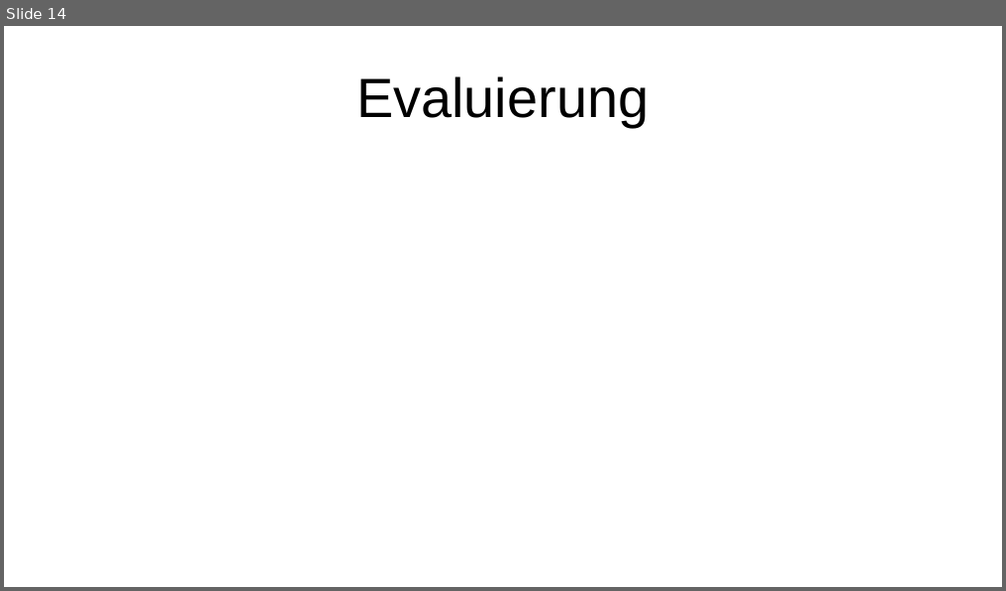
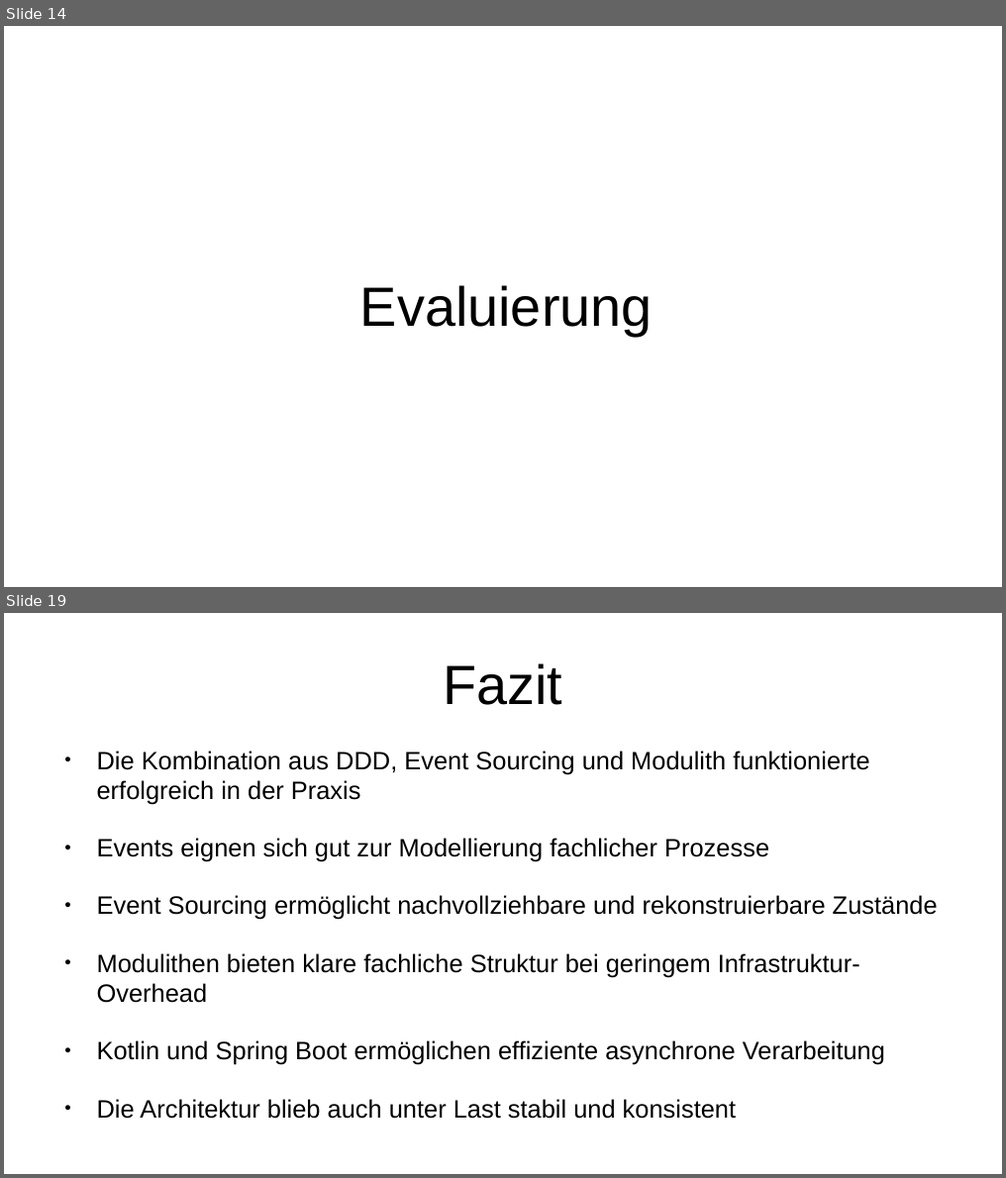
Before and after one commit to FSpruhs/park-flow, a slide deck: presentation.odp. Shown one above the other, each under a label of ours: slide 14 before the commit, slides 14 and 19 after it; the slides between them are not shown. The pictures are 1006x591 and 1006x1178 pixels, drawn with LibreOffice and Linux fonts; fonts in the diff are those of the drawing. Boxes give left, top, right and bottom in pixels: in the first picture for what was removed or moved away, otherwise in the second. Text is boxed around its words. In the diff, an @@ line names an element or a change of style, - is before the commit and + after.

```diff
--- a/presentation.odp
+++ b/presentation.odp
@@ slide 19 added at box(4, 613, 1002, 1174), background #FFFFFF @@
@@ title added at box(443, 663, 562, 705), 44 pt, text #000000 @@
+Fazit
@@ text added at box(97, 751, 938, 1119), 20 pt, text #000000 @@
+● Die Kombination aus DDD, Event Sourcing und Modulith funktionierte erfolgreich in der Praxis
+● Events eignen sich gut zur Modellierung fachlicher Prozesse
+● Event Sourcing ermöglicht nachvollziehbare und rekonstruierbare Zustände
+● Modulithen bieten klare fachliche Struktur bei geringem Infrastruktur-Overhead
+● Kotlin und Spring Boot ermöglichen effiziente asynchrone Verarbeitung
+● Die Architektur blieb auch unter Last stabil und konsistent
@@ slide 14 changed as well @@
@@ title "Evaluierung": place and size @@
-title "Evaluierung" at box(356, 76, 648, 127)
+title "Evaluierung" at box(360, 285, 652, 336)
```
Also in this commit, not shown: 11 other slides changed, 4 other slides added, 2 other files.
